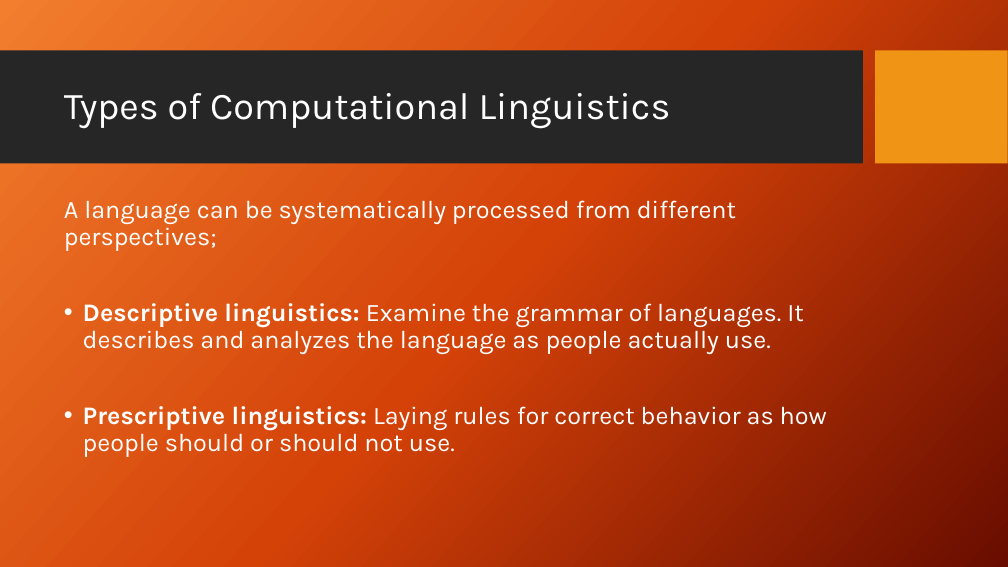
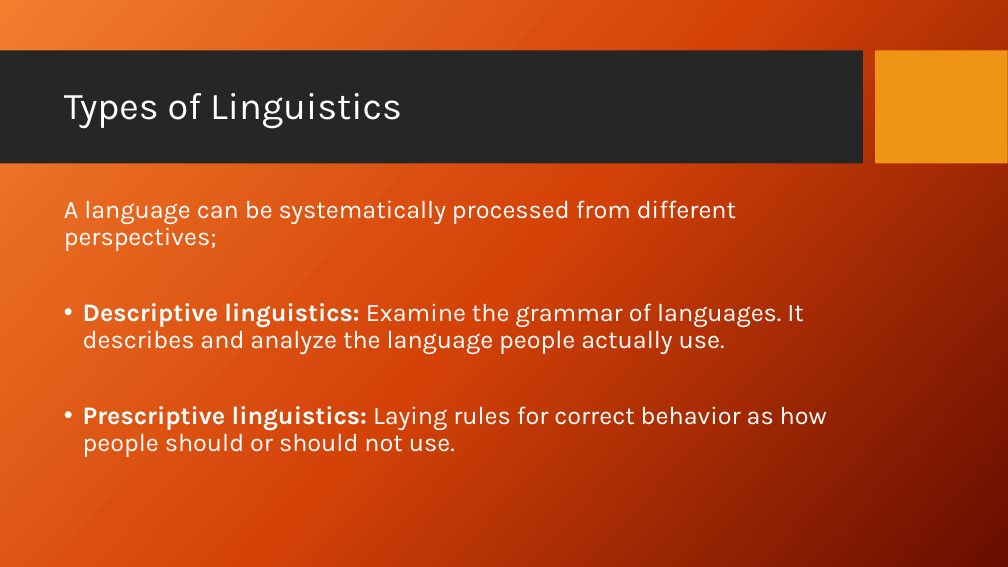
Before and after one commit to iffishells/Natural-Languag--Processing, a slide deck: slide 3 of PPT/Lecture2 Linguistics.pptx. Drawn at 1008x567 pixels with LibreOffice and Linux fonts; fonts in the diff are those of the drawing; background and template pictures are left out. Boxes give left, top, right and bottom in pixels: in the first picture for what was removed or moved away, otherwise in the second. Text is boxed around its words. In the diff, an @@ line names an element or a change of style, - is before the commit and + after.

```diff
--- a/PPT/Lecture2 Linguistics.pptx
+++ b/PPT/Lecture2 Linguistics.pptx
@@ title at bbox=[64, 93, 402, 128]: text changed @@
-Types of Computational Linguistics
+Types of Linguistics
@@ text at bbox=[83, 303, 804, 354]: text changed @@
-• Descriptive linguistics: Examine the grammar of languages. It describes and analyzes the language as people actually use.
+• Descriptive linguistics: Examine the grammar of languages. It describes and analyze the language people actually use.
```
Also in this commit, not shown: 3 other slides changed, 1 slide added, 1 slide removed, 17 other files.
